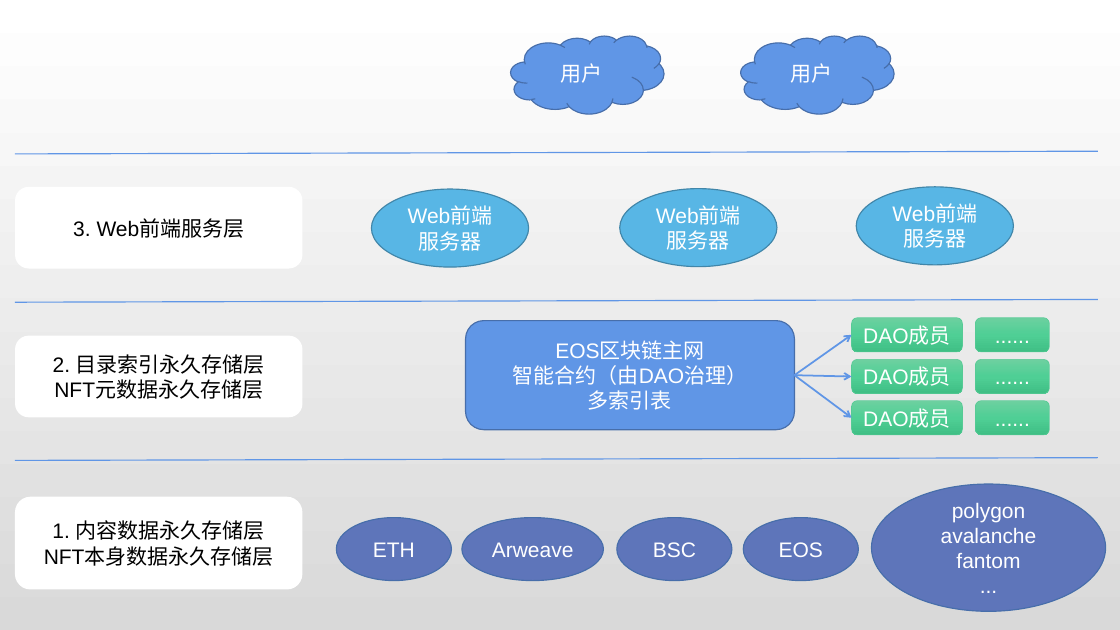
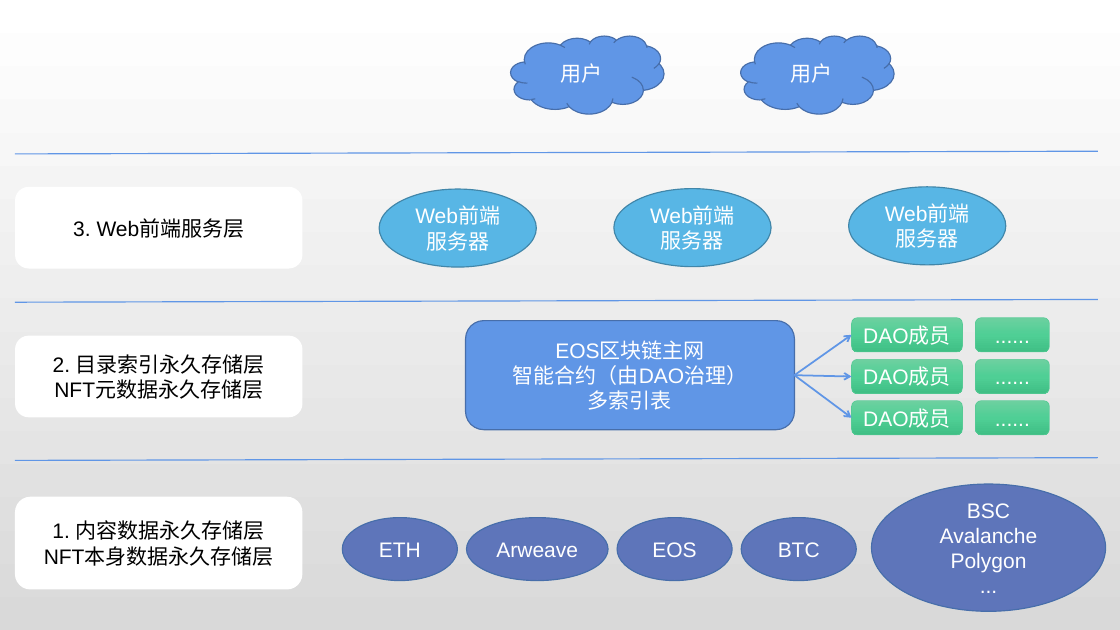
Before and after one commit to wingon-niu/MetaRealityNotes, a slide deck: slide 1 of doc/System_Architecture_Diagram_cn_v1.0.pptx. Drawn at 1120x630 pixels with LibreOffice and Linux fonts; fonts in the diff are those of the drawing. Boxes give left, top, right and bottom in pixels: in the first picture for what was removed or moved away, otherwise in the second. Text is boxed around its words. In the diff, an @@ line names an element or a change of style, - is before the commit and + after.

```diff
--- a/doc/System_Architecture_Diagram_cn_v1.0.pptx
+++ b/doc/System_Architecture_Diagram_cn_v1.0.pptx
@@ ellipse "Web前端服务器": place and size @@
-ellipse "Web前端服务器" at <box>371,189,528,267</box>
+ellipse "Web前端服务器" at <box>379,189,536,267</box>
@@ ellipse "Web前端服务器": place and size @@
-ellipse "Web前端服务器" at <box>620,189,777,267</box>
+ellipse "Web前端服务器" at <box>614,189,771,267</box>
@@ ellipse "Web前端服务器": place and size @@
-ellipse "Web前端服务器" at <box>856,187,1013,265</box>
+ellipse "Web前端服务器" at <box>849,187,1006,265</box>
@@ text in ellipse at <box>940,503,1038,573</box>: text changed @@
-polygon
-avalanche
-fantom
+BSC
+Avalanche
+Polygon
@@ ellipse "ETH": place and size @@
-ellipse "ETH" at <box>336,518,451,581</box>
+ellipse "ETH" at <box>343,518,458,581</box>
@@ ellipse "Arweave": place and size @@
-ellipse "Arweave" at <box>462,518,604,581</box>
+ellipse "Arweave" at <box>466,518,608,581</box>
@@ ellipse "EOS": place and size @@
-ellipse "EOS" at <box>744,518,859,581</box>
+ellipse "EOS" at <box>618,518,733,581</box>
@@ ellipse "BTC": place and size @@
-ellipse "BTC" at <box>617,518,732,581</box>
+ellipse "BTC" at <box>741,518,856,581</box>
@@ text in ellipse at <box>778,542,820,557</box>: text changed @@
-BSC
+BTC
```
Also in this commit, not shown: 3 other files.
